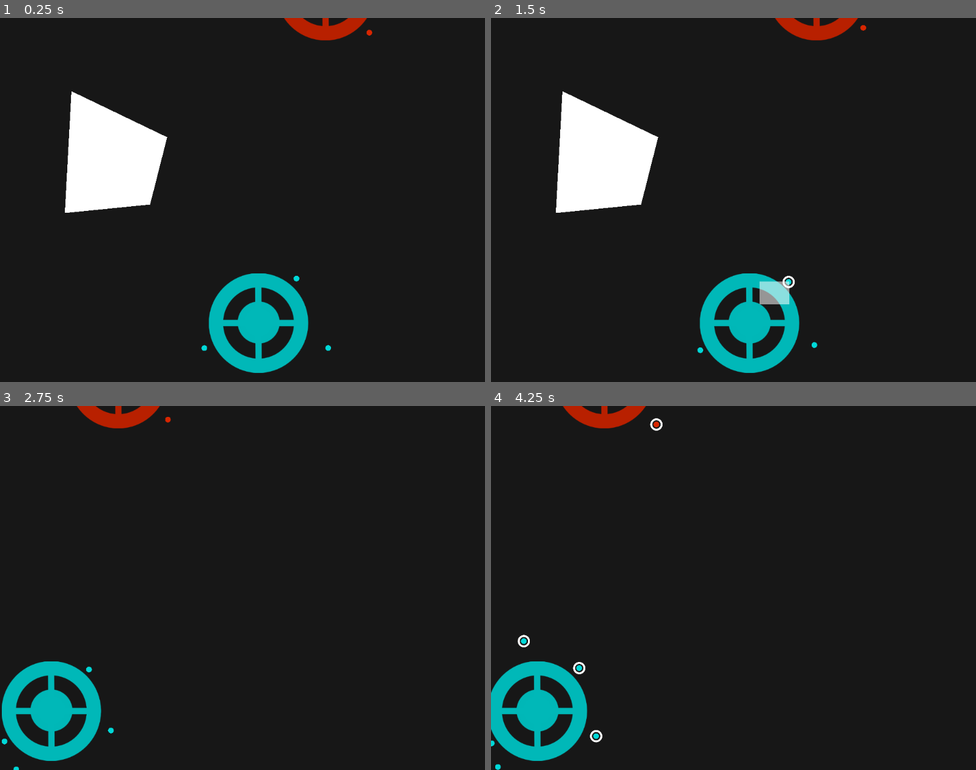
Above: before the commit, frames 1-4 (two rows, left to right).
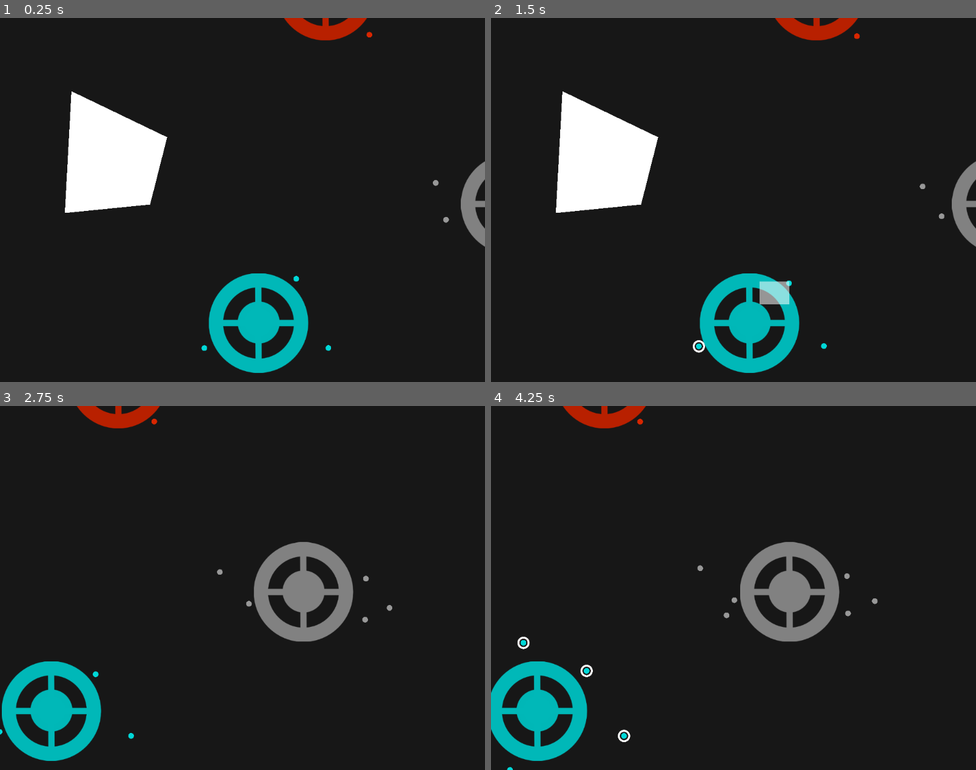
Above: after the commit, the same moments.

Repository: voithos/driftworld
Game: Godot game, scene res://scenes/level1.tscn
Two runs of this game, one before a commit and one after it. Both use one fixed random seed, a clock stepped at 60 frames per second and the inputs below.
Inputs (mouse positions are in pixels of both pictures, inside the frame that each line leads up to):
- Up to frame 1 (0.25 s): no input
- Up to frame 2 (1.5 s): tap Enter at 0.5 s; drag from (694, 349) to (786, 280) at 0.52 s; drag from (791, 280) to (699, 349) at 1.27 s
- Up to frame 3 (2.75 s): move the mouse to (320, 729) at 2.02 s; hold Right (ui_right) from 2.03 s (still down); click (320, 729) at 2.17 s
- Up to frame 4 (4.25 s): release Right (ui_right) at 2.75 s; drag from (505, 769) to (602, 729) at 2.77 s; drag from (655, 424) to (500, 766) at 3.52 s

The runs differ from the first frame. In frame 1, 0.7% of the frame differs, in the area x 60-100%, y 3-92%; in frame 2, 0.9%; in frame 3, 3.4%; in frame 4, 3.7%, in the area x 0-80%, y 3-100%.

Commit message:
Add base capture.

Diff:
--- a/scenes/base.gd
+++ b/scenes/base.gd
@@ -23,9 +23,8 @@
 func _ready():
 	randomize()
 
-	$sprite.modulate = colors.COLORS[unit_type].darkened(0.15)
 	add_to_group("bases")
-	add_to_group("bases_" + str(unit_type))
+	become_type(unit_type)
 
 	add_child(timer)
 	timer.connect("timeout", self, "_on_timer_timeout")
@@ -66,10 +65,17 @@
 	var ring_offset = randf() * spawn_ring_width
 	return global_position + direction * (spawn_radius + ring_offset)
 
-func take_damage(damage):
+func take_damage(damage, from_type):
 	hp -= damage
 	if hp <= 0:
-		die()
+		takeover(from_type)
 
-func die():
-	queue_free()
+func takeover(new_type):
+	hp = starting_hp
+	remove_from_group("bases_" + str(unit_type))
+	become_type(new_type)
+
+func become_type(new_type):
+	unit_type = new_type
+	add_to_group("bases_" + str(unit_type))
+	$sprite.modulate = colors.COLORS[unit_type].darkened(0.15)
--- a/scenes/camera.gd
+++ b/scenes/camera.gd
@@ -15,8 +15,8 @@
 func _process(delta):
 	var horizontal = (int(Input.is_action_pressed("ui_right")) - int(Input.is_action_pressed("ui_left")))
 	var vertical = (int(Input.is_action_pressed("ui_down")) - int(Input.is_action_pressed("ui_up")))
-	position.x = lerp(position.x, position.x + horizontal * speed, speed * delta)
-	position.y = lerp(position.y, position.y + vertical * speed, speed * delta)
+	position.x = lerp(position.x, position.x + horizontal * speed * curzoom, speed * delta)
+	position.y = lerp(position.y, position.y + vertical * speed * curzoom, speed * delta)
 
 	zoom.x = lerp(zoom.x, curzoom, zoomspeed * delta)
 	zoom.y = lerp(zoom.y, curzoom, zoomspeed * delta)
--- a/scenes/level1.tscn
+++ b/scenes/level1.tscn
@@ -20,6 +20,10 @@
 position = Vector2( 34.1565, 259.526 )
 unit_type = 0
 
+[node name="base3" parent="level" instance=ExtResource( 3 )]
+position = Vector2( 566.502, 8.45569 )
+spawn_secs = 4.0
+
 [node name="base2" parent="level" instance=ExtResource( 3 )]
 position = Vector2( 175.578, -441.924 )
 unit_type = 1
--- a/scenes/unit.gd
+++ b/scenes/unit.gd
@@ -146,7 +146,7 @@
 		attack(closest)
 
 func attack(other_unit):
-	other_unit.take_damage(attack_power)
+	other_unit.take_damage(attack_power, unit_type)
 	can_attack = false
 	is_attacking = true
 	attacking_unit = other_unit
@@ -179,7 +179,7 @@
 func _on_attack_timer_timeout():
 	can_attack = true
 
-func take_damage(damage):
+func take_damage(damage, from_type):
 	hp -= damage
 	if hp <= 0:
 		die()
Not shown, changed: TODO.md
